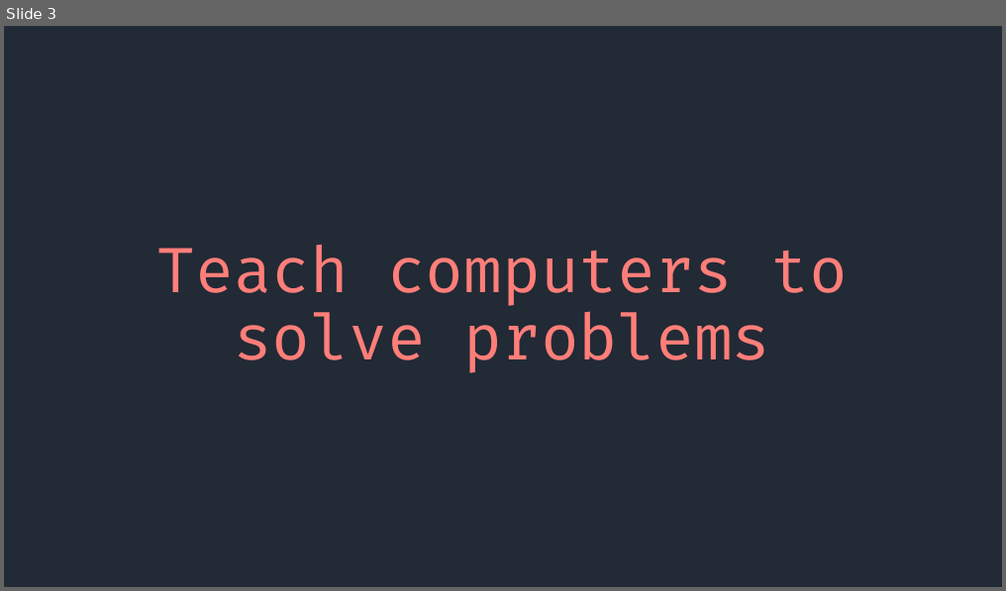
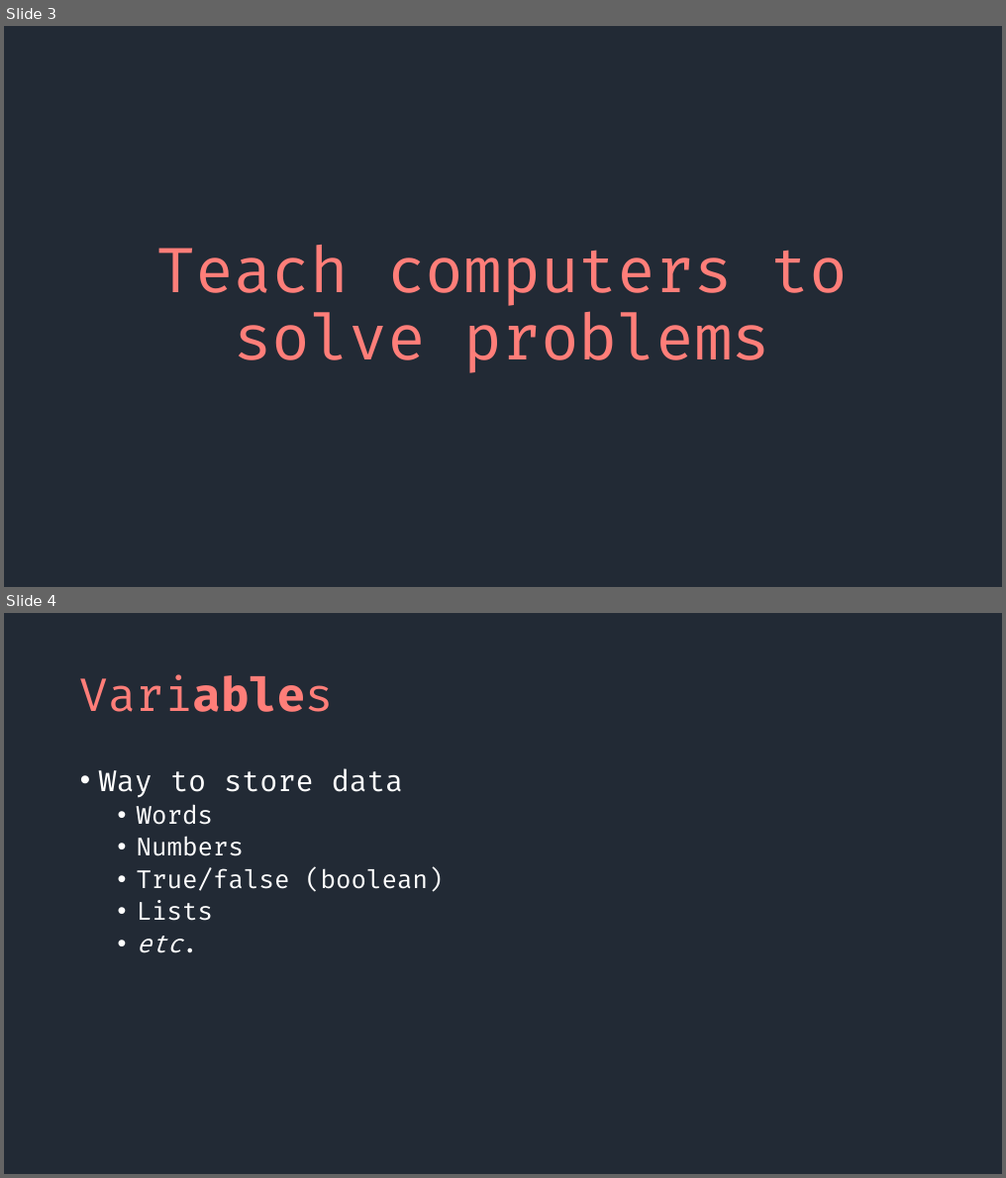
Before and after one commit to SeanMcP/college-career-day, a slide deck: presentation.pptx. Shown one above the other, each under a label of ours: slide 3 before the commit, slides 3 and 4 after it. The pictures are 1006x591 and 1006x1178 pixels, drawn with LibreOffice and Linux fonts; fonts in the diff are those of the drawing. Boxes give left, top, right and bottom in pixels: in the first picture for what was removed or moved away, otherwise in the second. Text is boxed around its words. In the diff, an @@ line names an element or a change of style, - is before the commit and + after.

```diff
--- a/presentation.pptx
+++ b/presentation.pptx
@@ slide 4 added at (x1=4, y1=613, x2=1002, y2=1174), background #222A35 @@
@@ title added at (x1=80, y1=674, x2=334, y2=712), 44 pt, text #FF7E79 @@
+Variables
@@ text added at (x1=99, y1=768, x2=444, y2=954), 24 pt, text #FFFFFF @@
+• Way to store data
+  • Words
+  • Numbers
+  • True/false (boolean)
+  • Lists
+  • etc.
```
Also in this commit, not shown: 9 other slides added, 1 other file.
